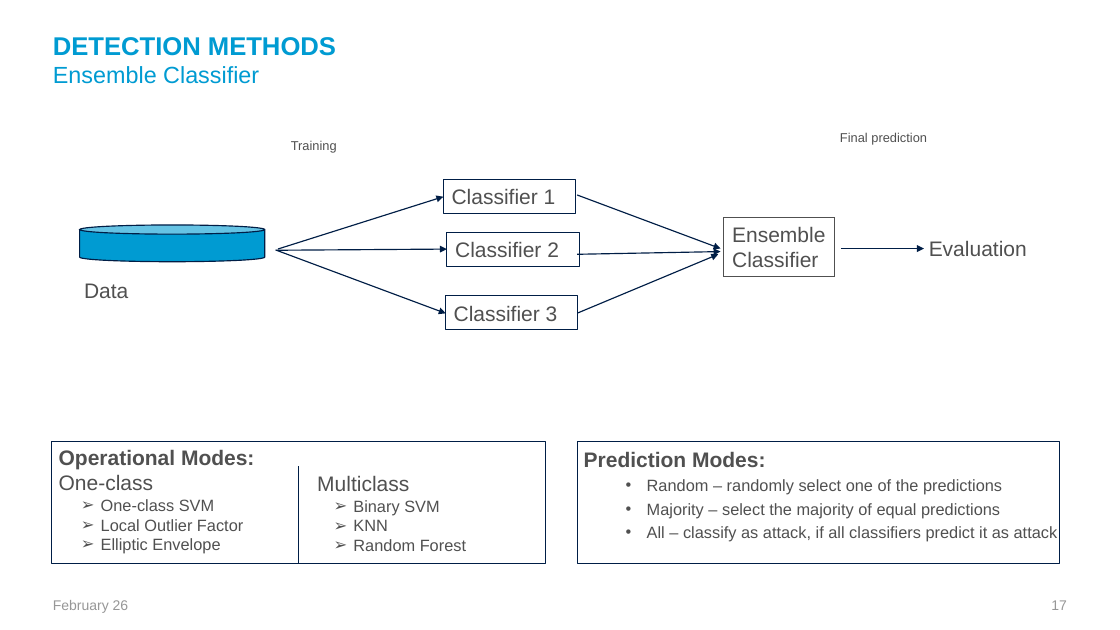
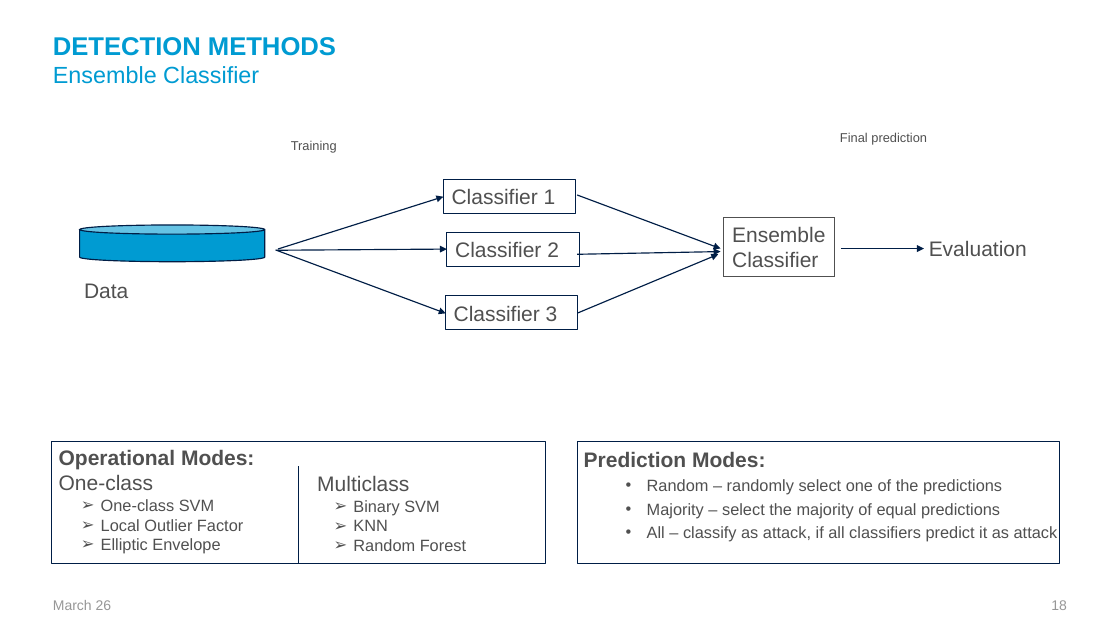
Before and after one commit to abdelazizSalah/Study_Project, a slide deck: slide 18 of Assignment6/Final_presentation.pptx (slide 17 before the commit). Drawn at 1120x630 pixels with LibreOffice and Linux fonts; fonts in the diff are those of the drawing; background and template pictures are left out. Boxes give left, top, right and bottom in pixels: in the first picture for what was removed or moved away, otherwise in the second. Text is boxed around its words. In the diff, an @@ line names an element or a change of style, - is before the commit and + after.

```diff
--- a/Assignment6/Final_presentation.pptx
+++ b/Assignment6/Final_presentation.pptx
@@ text at (x1=53, y1=600, x2=112, y2=610): text changed @@
-February 26
+March 26
@@ page number at (x1=1051, y1=600, x2=1067, y2=610): text changed @@
-17
+18
```
Also in this commit, not shown: 50 other slides changed, 35 other files.
